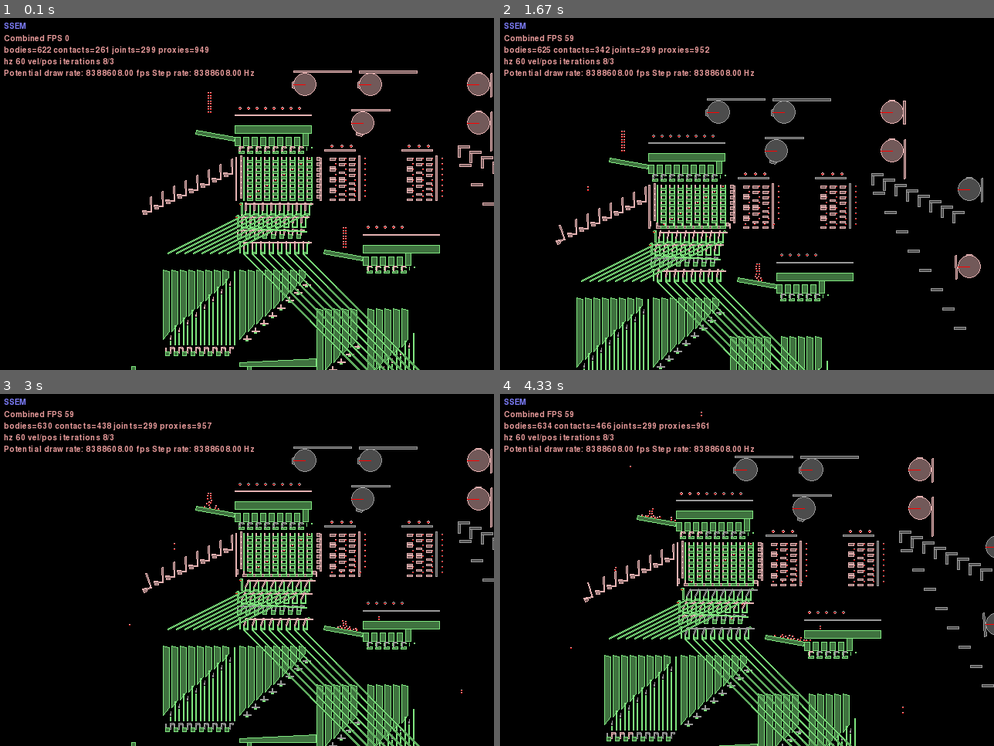
Above: before the commit, frames 1-4 (two rows, left to right).
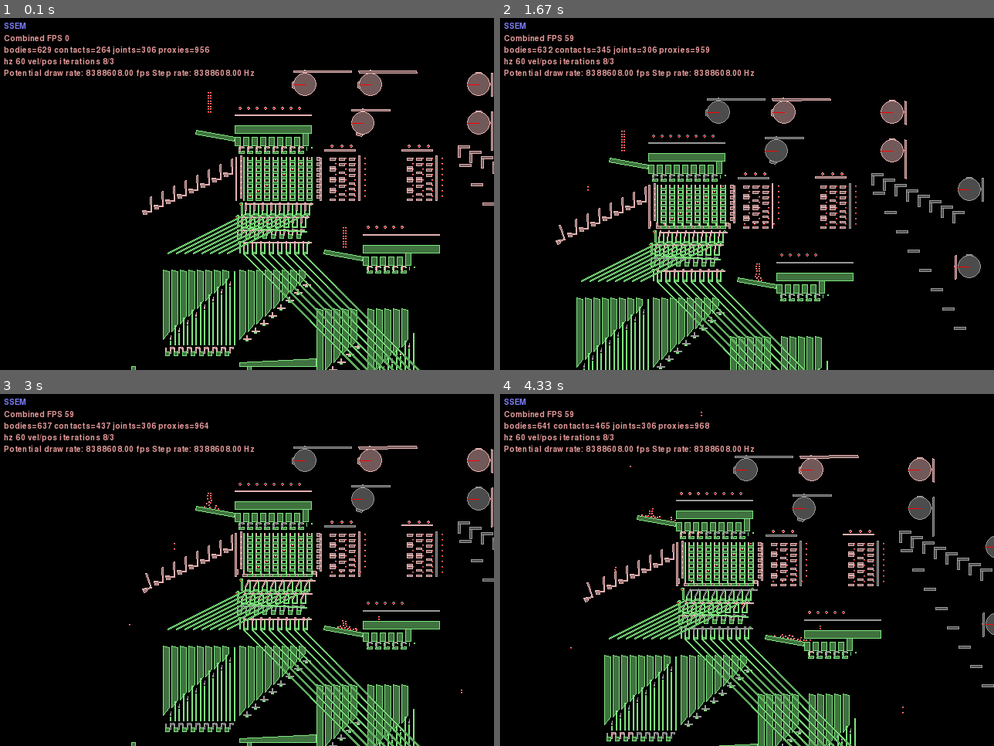
Above: after the commit, the same moments.

Repository: jmacarthur/box2d-ssem
Game: pygame game, started from main.py
Two runs of this game, one before a commit and one after it. Both use one fixed random seed, a clock stepped at 60 frames per second and the inputs below.
Inputs (mouse positions are in pixels of both pictures, inside the frame that each line leads up to):
- Up to frame 1 (0.1 s): no input
- Up to frame 2 (1.67 s): hold Right 0.33-0.8 s; move the mouse to (727, 201) at 0.37 s; hold Up 0.83-1.13 s; move the mouse to (747, 208) at 0.87 s; tap Space at 0.9, 1.23, 1.53 s; hold Right 1.17-1.63 s; move the mouse to (628, 186) at 1.2 s
- Up to frame 3 (3 s): hold Left 1.67-2.2 s; move the mouse to (296, 643) at 1.7 s; tap Space at 1.73, 2.03, 2.3, 2.63, 2.93 s; hold Down 2.23-2.53 s; move the mouse to (93, 647) at 2.27 s; hold Left 2.57-2.97 s; move the mouse to (429, 689) at 2.6 s
- Up to frame 4 (4.33 s): hold Up 3-3.37 s; move the mouse to (806, 594) at 3.03 s; tap Space at 3.07, 3.47, 3.77, 4.13 s; hold Right 3.4-4.03 s; move the mouse to (756, 436) at 3.43 s; hold Down from 4.07 s (still down); move the mouse to (628, 489) at 4.1 s

The runs differ from the first frame. In frame 1, 0.4% of the frame differs, in the area x 9-100%, y 7-38%; in frame 2, 1.3%; in frame 3, 1.2%; in frame 4, 1.4%, in the area x 8-99%, y 7-70%.

Commit message:
Add follower wheels to cams

Diff:
--- a/main.py
+++ b/main.py
@@ -563,14 +563,18 @@
         if horizontal:
             axle_y = ypos+radius
             if reverse_direction:
-                axle_x = xpos-radius-2.5-axis_offset
+                axle_x = xpos-radius-axis_offset-5
             else:
-                axle_x = xpos+radius+2.5+axis_offset
-            follower_body = self.add_dynamic_polygon(makeBox(axle_x-2.5, axle_y-follower_len, 5, follower_len), 0, 0)
+                axle_x = xpos+radius+axis_offset+2.5
+            follower_body = self.add_dynamic_polygon(makeBox(axle_x, axle_y-follower_len, 5, follower_len), 0, 0)
+            follower_wheel = self.add_dynamic_circle(axle_x+2.5, axle_y-radius, 5)
+            self.revolving_joint(follower_wheel, follower_body, (axle_x+2.5,axle_y-radius), friction=False)
         else:
-            axle_y = ypos+radius+axis_offset
+            axle_y = ypos+radius+axis_offset+2.5
             axle_x = xpos-radius
-            follower_body = self.add_dynamic_polygon(makeBox(axle_x, axle_y+2.5, follower_len, 5), 0, 0)
+            follower_body = self.add_dynamic_polygon(makeBox(axle_x, axle_y, follower_len, 5), 0, 0)
+            follower_wheel = self.add_dynamic_circle(axle_x+radius, axle_y+2.5, 5)
+            self.revolving_joint(follower_wheel, follower_body, (axle_x+radius,axle_y+2.5), friction=False)
         print("Creating cam: xpos= {}, ypos= {}, axle_x = {} ,axle_y= {}, follower_len={}".format(xpos, ypos, axle_x, axle_y, follower_len))
 
         if horizontal:
